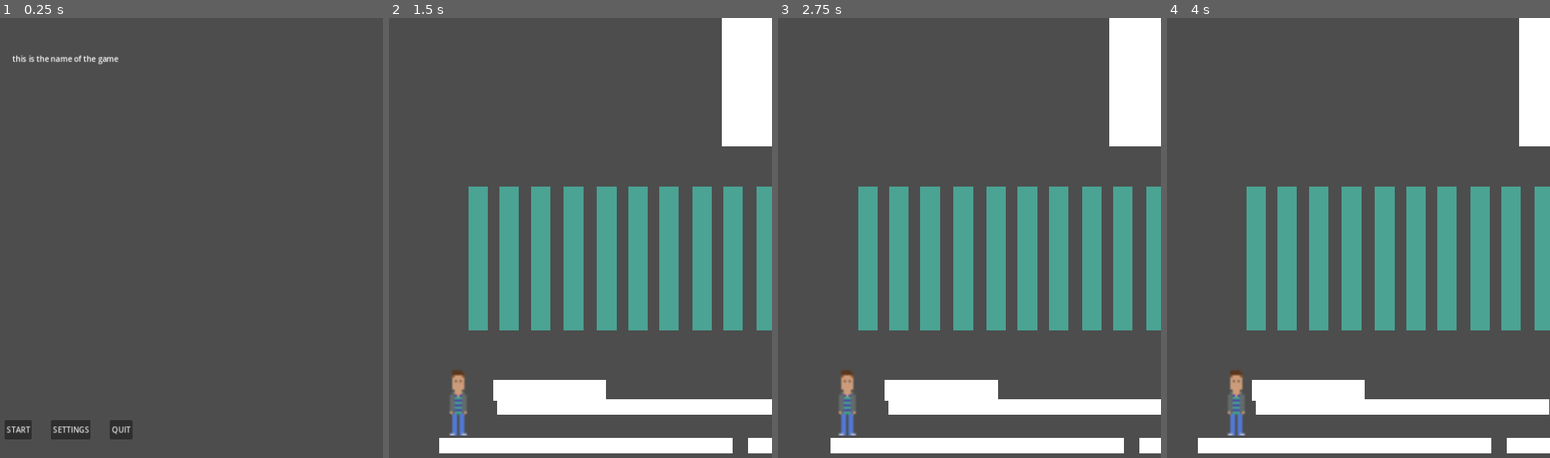
Above: before the commit, frames 1-4 (left to right).
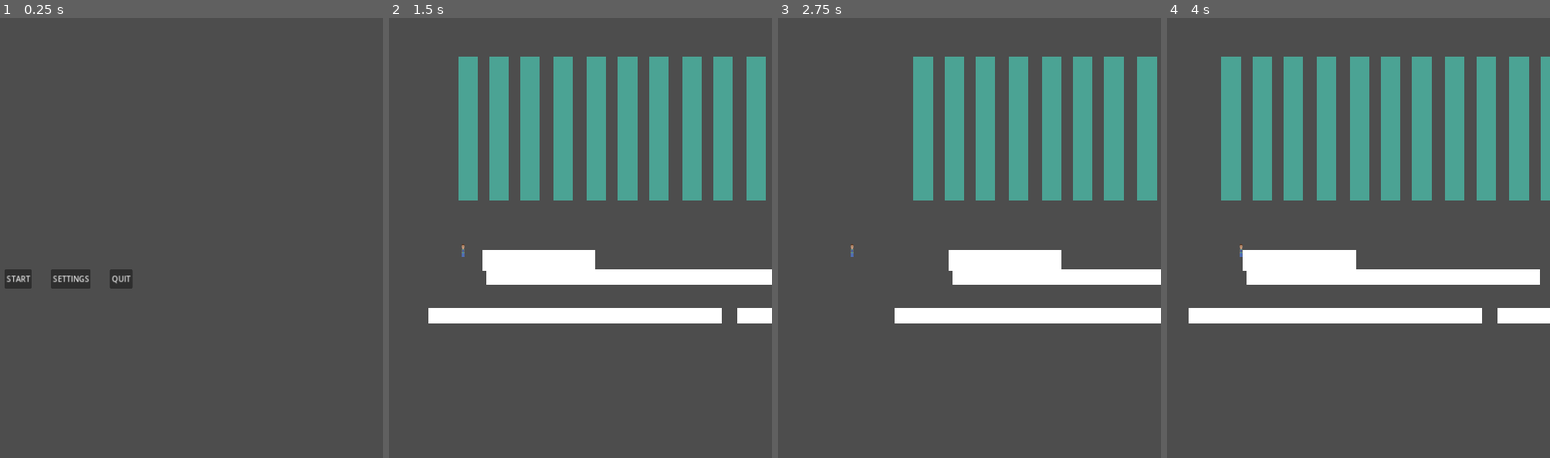
Above: after the commit, the same moments.

Repository: adamsocki/test_godot
Game: Godot game, scene res://game_manager.tscn
Same seed, same stepped clock (60 frames per second), same inputs: the game is played once before the commit and once after it.
Inputs (mouse positions are in pixels of both pictures, inside the frame that each line leads up to):
- Up to frame 1 (0.25 s): no input
- Up to frame 2 (1.5 s): click "START" at 0.5 s; tap Enter at 1.25 s; move the mouse to (599, 224) at 1.27 s; hold D (move_right) from 1.28 s (still down)
- Up to frame 3 (2.75 s): move the mouse to (outside the picture) at 2.02 s; release D (move_right) at 2.03 s; hold Left (move_left) from 2.03 s (still down)
- Up to frame 4 (4 s): move the mouse to (1301, 150) at 2.77 s; release Left (move_left) at 2.78 s; hold D (move_right) from 2.78 s (still down); move the mouse to (1209, 343) at 3.52 s

The runs differ from the first frame. In frame 1, 2.1% of the frame differs, in the area x 1-35%, y 8-96%; in frame 2, 44%, in the area x 10-100%, y 0-99%; in frame 3, 40%; in frame 4, 44%.

Commit message:
collission bool

Diff:
--- a/game1_2D/GlobalData.gd
+++ b/game1_2D/GlobalData.gd
@@ -1,10 +1,10 @@
 extends Node
 
-class
+class Global_Data:
 
-func paralax_mover(type):
-	match type:
-		1:
-			return 0.4
-		_:
-			pass
+	func paralax_mover(type):
+		match type:
+			1:
+				return 0.4
+			_:
+				pass
--- a/game1_2D/LevelManager.gd
+++ b/game1_2D/LevelManager.gd
@@ -2,7 +2,6 @@
 
 var levels
 var menus
-
 
 var current_level_index
 var current_level
@@ -13,21 +12,16 @@
 		preload("res://levels/level_1.tscn")
 	]
 
-
-
 	current_level_index = 0
 	current_level = null
 
 	start_level(current_level_index)
 
-
-func update_currentlevel():
-	current_level.update_level()
-
+func update_current_level(delta):
+	current_level.update_level(delta)
 
 
 func start_level(level_index):
-
 	if current_level != null:
 		current_level.queue_free()
 
--- /dev/null
+++ b/game1_2D/PlayerManager.gd
@@ -0,0 +1,11 @@
+extends Node
+
+
+
+
+
+func init_player():
+	pass
+
+func update_player_manager(delta):
+	$Player.update_player(delta)
--- a/game1_2D/game_manager.gd
+++ b/game1_2D/game_manager.gd
@@ -13,6 +13,13 @@
 # Called every frame. 'delta' is the elapsed time since the previous frame.
 func _process(delta):
 
+
+	$PlayerManager.update_player_manager(delta)
+	$LevelManager.update_current_level(delta)
+
+
+
+
 	$GameStateManager.update_game_state_manager(game_state, delta)
 
 	# Update based on current game_state
--- a/game1_2D/game_manager.tscn
+++ b/game1_2D/game_manager.tscn
@@ -1,9 +1,11 @@
-[gd_scene load_steps=5 format=3 uid="uid://baw0xf0b73idv"]
+[gd_scene load_steps=7 format=3 uid="uid://baw0xf0b73idv"]
 
 [ext_resource type="Script" path="res://game_manager.gd" id="1_g3r8g"]
 [ext_resource type="PackedScene" uid="uid://d3j71gqcavu5m" path="res://ui_manager.tscn" id="1_ibcoc"]
 [ext_resource type="PackedScene" uid="uid://qsn3bg7il2vx" path="res://game_state_manager.tscn" id="3_j07h3"]
 [ext_resource type="Script" path="res://LevelManager.gd" id="4_qhfwk"]
+[ext_resource type="Script" path="res://PlayerManager.gd" id="5_64fn8"]
+[ext_resource type="PackedScene" uid="uid://b61lnl0uvhop" path="res://player.tscn" id="6_0nryj"]
 
 [node name="GameManager" type="Node"]
 script = ExtResource("1_g3r8g")
@@ -16,3 +18,6 @@
 script = ExtResource("4_qhfwk")
 
 [node name="PlayerManager" type="Node" parent="."]
+script = ExtResource("5_64fn8")
+
+[node name="Player" parent="PlayerManager" instance=ExtResource("6_0nryj")]
--- a/game1_2D/levels/level_0.gd
+++ b/game1_2D/levels/level_0.gd
@@ -3,13 +3,17 @@
 
 
 var level_manager
+var player
 
 
 func init_level():
+	player = get_node("../../PlayerManager/Player")
 	level_manager = get_parent()
+	player.visible = false
+	player.position = $PlayerStart.position
 
 
-func update_level():
+func update_level(delta):
 	pass
 
 
--- a/game1_2D/levels/level_0.tscn
+++ b/game1_2D/levels/level_0.tscn
@@ -7,6 +7,12 @@
 
 [node name="Level_0" type="Node2D"]
 script = ExtResource("1_c6nup")
+
+[node name="PlayerStart" type="Node2D" parent="."]
+position = Vector2(640, 792)
+
+[node name="Camera2D" type="Camera2D" parent="PlayerStart"]
+position = Vector2(-16, -392)
 
 [node name="Title" type="Label" parent="."]
 anchors_preset = 8
@@ -32,9 +38,9 @@
 anchor_top = 1.0
 anchor_right = 0.5
 anchor_bottom = 1.0
-offset_left = 608.0
+offset_left = 496.0
 offset_top = 832.0
-offset_right = 648.0
+offset_right = 761.0
 offset_bottom = 872.0
 grow_horizontal = 2
 grow_vertical = 0
@@ -54,7 +60,7 @@
 script = ExtResource("2_cj7aa")
 
 [node name="GameSettings" parent="HBoxContainer/SettingsButton" instance=ExtResource("3_mnsla")]
-position = Vector2(-95.5, -320)
+position = Vector2(-88, -320)
 
 [node name="QuitGameButton2" type="Button" parent="HBoxContainer"]
 layout_mode = 2
--- a/game1_2D/levels/level_1.gd
+++ b/game1_2D/levels/level_1.gd
@@ -1,24 +1,27 @@
 extends Node2D
 
+var player
 
 var functions = Functions.new()
 
 func init_level():
-	pass
+	player = get_node("../../PlayerManager/Player")
+	player.visible = true
+	player.position = $Start.global_position
+	#$Player_False.queue_free()
+
+
+
+func update_level(delta):
 
 
 
 
-
-
-
-func _process(delta):
-
-	if $Player.velocity.x > 0.0:
+	if player.velocity.x > 0.0 && player.to_move:
 		$Paralax_set_1.position.x += functions.paralax_mover(1) * delta
 		$Paralax_set_2.position.x += functions.paralax_mover(2) * delta
 
 
-	elif $Player.velocity.x < 0.0:
+	elif player.velocity.x < 0.0 && player.to_move:
 		$Paralax_set_1.position.x -= functions.paralax_mover(1) * delta
 		$Paralax_set_2.position.x -= functions.paralax_mover(2) * delta
--- a/game1_2D/levels/level_1.tscn
+++ b/game1_2D/levels/level_1.tscn
@@ -1,6 +1,5 @@
-[gd_scene load_steps=4 format=3 uid="uid://dd1x5rds8v7ws"]
-
-[ext_resource type="PackedScene" uid="uid://b61lnl0uvhop" path="res://player.tscn" id="1_g8vml"]
+[gd_scene load_steps=3 format=3 uid="uid://dd1x5rds8v7ws"]
+
 [ext_resource type="Script" path="res://levels/level_1.gd" id="1_o4g7v"]
 [ext_resource type="PackedScene" uid="uid://0v6oepbh5ja0" path="res://wall.tscn" id="2_l6414"]
 
@@ -11,9 +10,6 @@
 [node name="Wall" parent="." instance=ExtResource("2_l6414")]
 position = Vector2(272, 400)
 scale = Vector2(5.85956, 1.07338)
-
-[node name="Player" parent="." instance=ExtResource("1_g8vml")]
-position = Vector2(192, 440)
 
 [node name="Paralax_set_1" type="Node2D" parent="."]
 scale = Vector2(4.03347, 7.44032)
@@ -316,3 +312,6 @@
 [node name="StaticBody2D" type="StaticBody2D" parent="Node2D"]
 position = Vector2(336, 440)
 disable_mode = 1
+
+[node name="Start" type="Node2D" parent="."]
+position = Vector2(176, 400)
--- a/game1_2D/player.gd
+++ b/game1_2D/player.gd
@@ -2,7 +2,7 @@
 
 
 
-@export var speed = 40
+@export var speed = 140
 var player_moving = false
 
 var player_state
@@ -17,15 +17,9 @@
 func _ready():
 	player_state = Constants.PlayerState.idle
 
-#	position = pos
 
-
-
-
-
-# Called every frame. 'delta' is the elapsed time since the previous frame.
-func _process(delta):
-	to_move = true
+func update_player(delta):
+	to_move = false
 	velocity = Vector2.ZERO
 	if Input.is_action_pressed("move_left"):
 		velocity.x -= 1
@@ -39,17 +33,25 @@
 
 	if velocity.length() > 0:
 		velocity = velocity.normalized() * speed
-		to_move = move_and_collide(velocity * delta)
-		player_state = Constants.PlayerState.walking
-		player_moving = true
-
+		#to_move = move_and_collide(velocity * delta)
+		var collission = move_and_collide(velocity * delta)
+		to_move = collission == null
+		if to_move:
+			player_moving = true
+			player_state = Constants.PlayerState.walking
+		else:
+			player_moving = false
 	else:
+		to_move = false
 		player_state = Constants.PlayerState.idle
 		player_moving = false
 
 
 	if to_move:
 		position += velocity * delta
+
+func _process(delta):
+	pass
 
 
 
@@ -62,4 +64,4 @@
 #		Constants.PlayerState.idle:
 #			if !$IdleAnimatedSprite2D.is_playing():
 #				$WalkingAnimatedSprite2D.stop()
-#				$IdleAnimatedSprite2D.play("idle", false, false)
+#				$IdleAnimatedSprite2D.play("idle", false, false
--- a/game1_2D/player.tscn
+++ b/game1_2D/player.tscn
@@ -7,17 +7,14 @@
 size = Vector2(7.8, 27.5)
 
 [node name="Player" type="CharacterBody2D"]
-scale = Vector2(5, 5)
 script = ExtResource("1_olmpa")
 
 [node name="Camera" type="Camera2D" parent="."]
-position = Vector2(2, -61.8)
 
 [node name="Sprite2D" type="Sprite2D" parent="."]
 texture = ExtResource("2_552pj")
 
 [node name="CollisionShape2D" type="CollisionShape2D" parent="."]
-position = Vector2(-0.0999992, 1.35)
 shape = SubResource("RectangleShape2D_0eb76")
 
 [node name="CharacterBody2D" type="CharacterBody2D" parent="."]
Not shown, changed: .DS_Store
